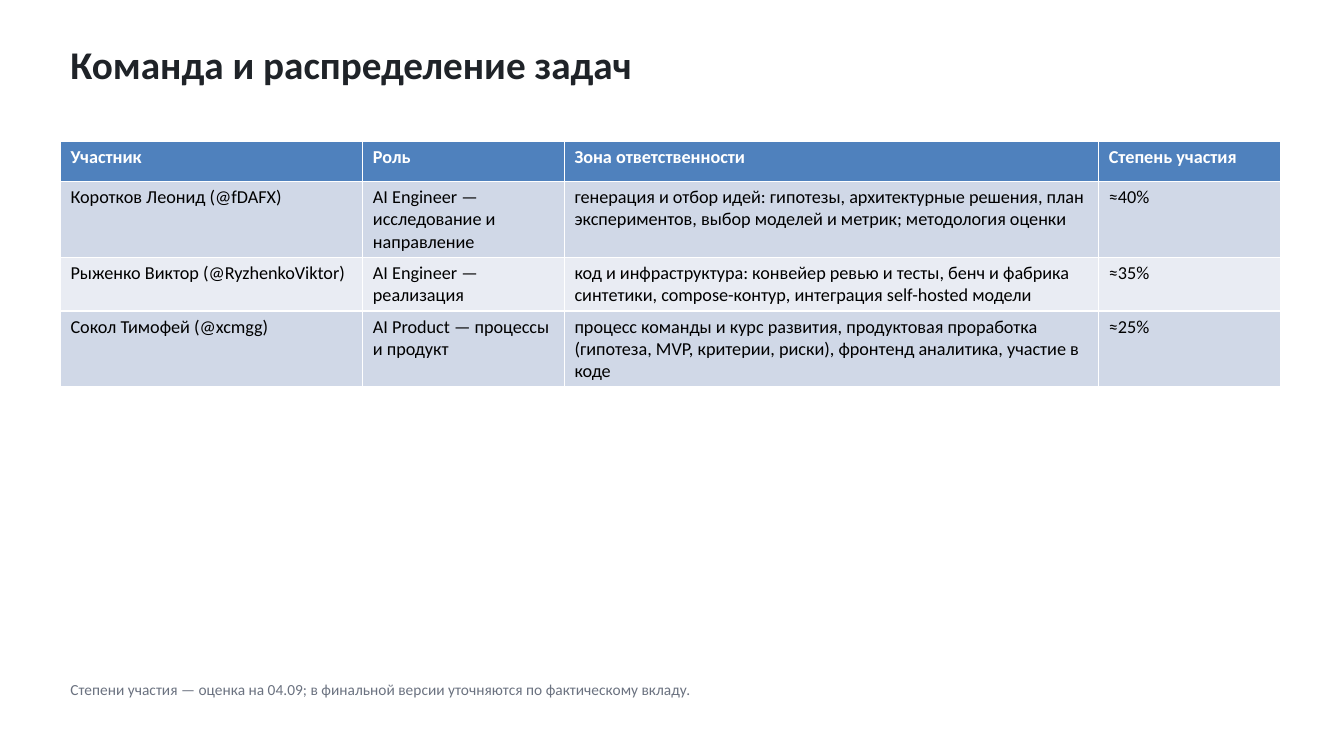
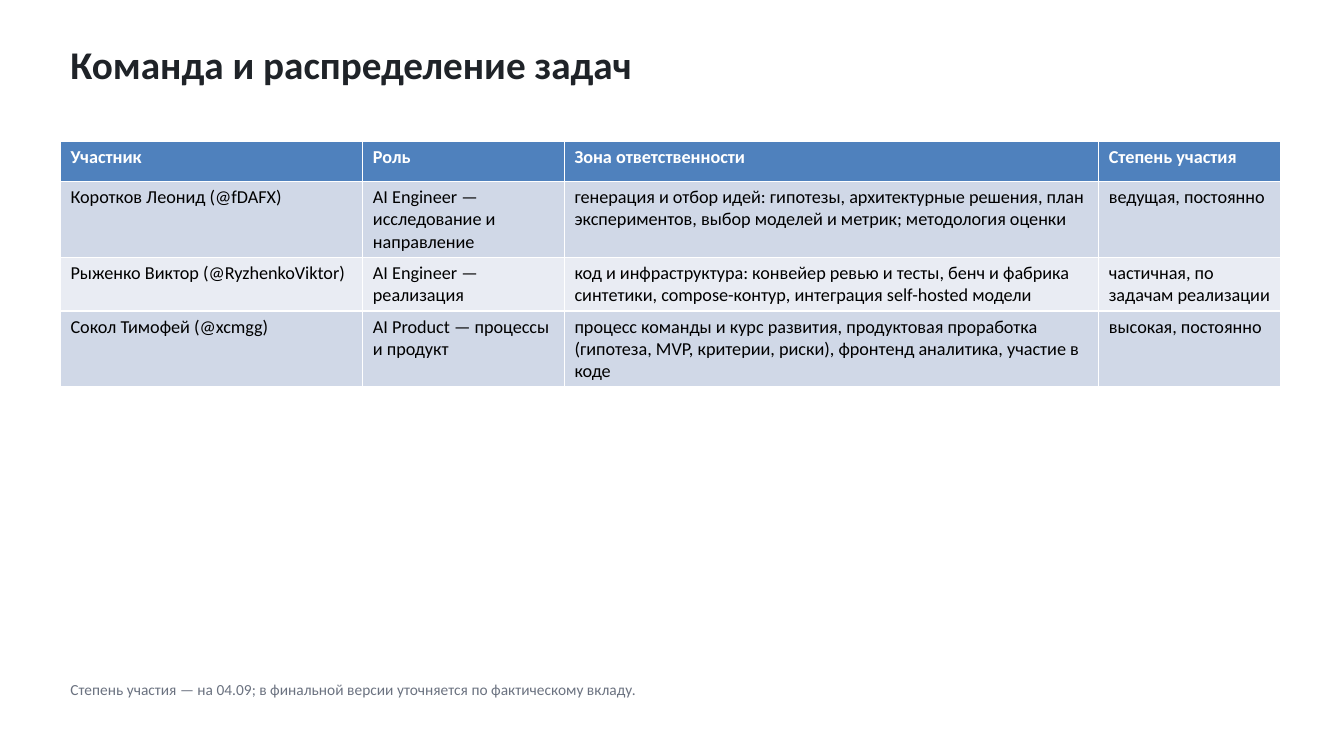
Before and after one commit to FD-AX/MWS, a slide deck: slide 12 of deliverables/interim/TZ_Review_interim.pptx. Drawn at 1344x756 pixels with LibreOffice and Linux fonts; fonts in the diff are those of the drawing. Boxes give left, top, right and bottom in pixels: in the first picture for what was removed or moved away, otherwise in the second. Text is boxed around its words. In the diff, an @@ line names an element or a change of style, - is before the commit and + after.

```diff
--- a/deliverables/interim/TZ_Review_interim.pptx
+++ b/deliverables/interim/TZ_Review_interim.pptx
@@ table at <box>60,141,1280,384</box> @@
-row 2, column 4: ≈40%
+row 2, column 4: ведущая, постоянно
-row 3, column 4: ≈35%
+row 3, column 4: частичная, по задачам реализации
-row 4, column 4: ≈25%
+row 4, column 4: высокая, постоянно
@@ text at <box>70,684,636,698</box>: text changed @@
-Степени участия — оценка на 04.09; в финальной версии уточняются по фактическому вкладу.
+Степень участия — на 04.09; в финальной версии уточняется по фактическому вкладу.
```
Also in this commit, not shown: 2 other files.
